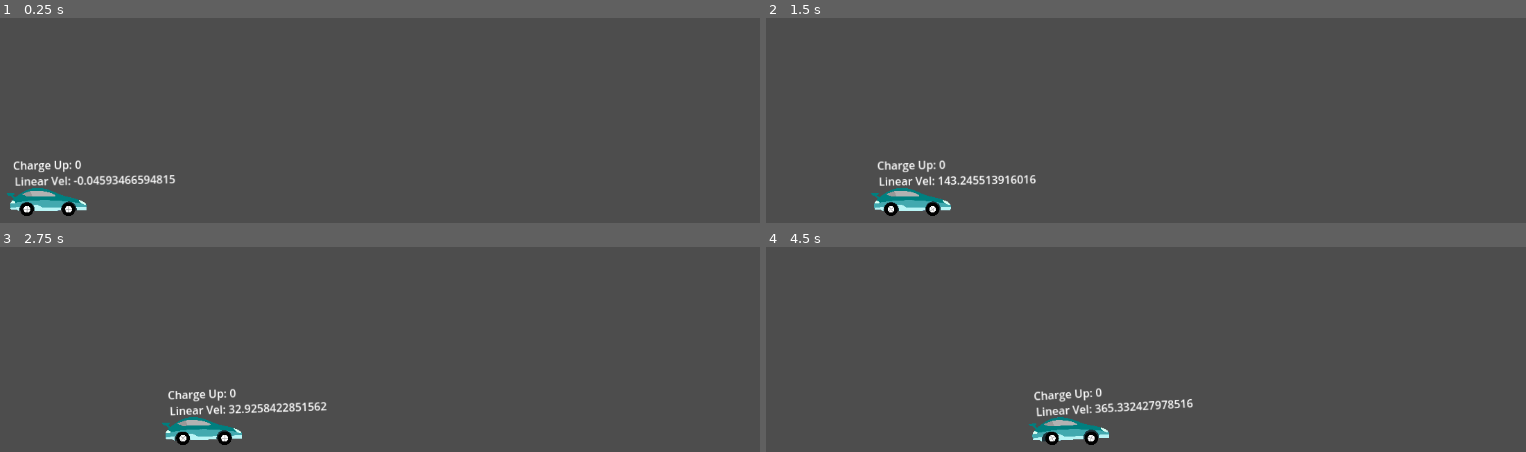
Above: before the commit, frames 1-4 (two rows, left to right).
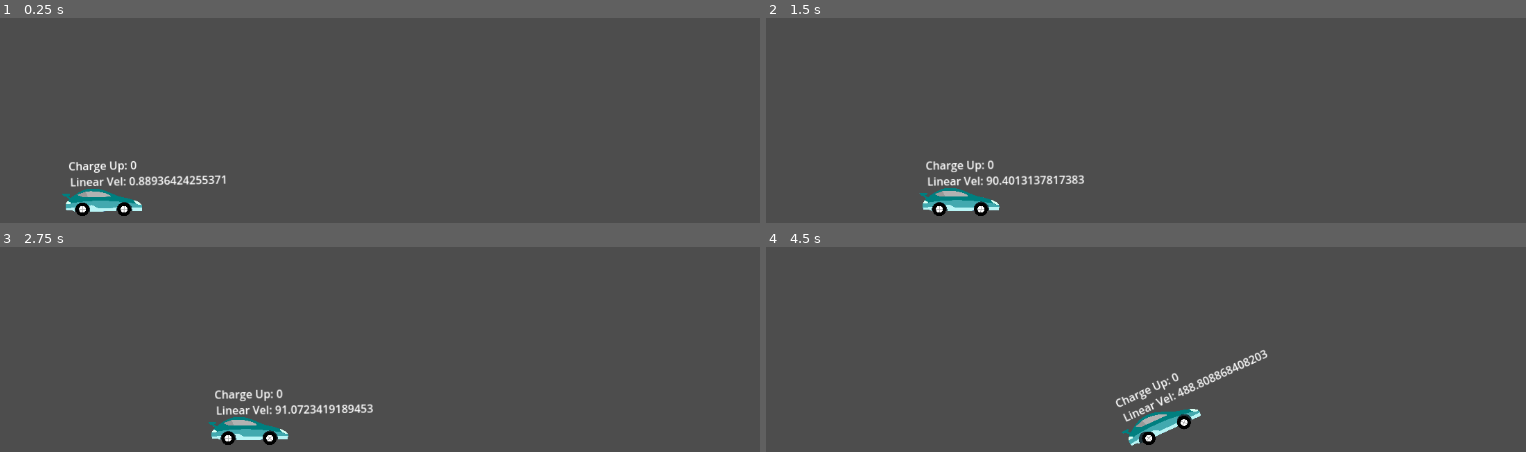
Above: after the commit, the same moments.

Repository: marquezp/car-game
Game: Godot game, scene res://Stage/game.tscn
The game is run twice, just before and just after one commit, with the same random seed, the same clock (stepped at 60 frames per second) and the same inputs.
Inputs (mouse positions are in pixels of both pictures, inside the frame that each line leads up to):
- Up to frame 1 (0.25 s): no input
- Up to frame 2 (1.5 s): tap Enter (ui_accept) at 0.5 s; move the mouse to (1305, 34) at 0.52 s; hold Enter (ui_accept) 0.53-1.25 s; click (1305, 34) at 0.67 s; drag from (963, 79) to (1085, 147) at 1.27 s
- Up to frame 3 (2.75 s): move the mouse to (outside the picture) at 2.02 s; hold Shift from 2.03 s (still down); click (outside the picture) at 2.17 s; tap Enter (ui_accept) at 2.3 s
- Up to frame 4 (4.5 s): release Shift at 2.75 s; drag from (1085, 376) to (outside the picture) at 2.77 s; move the mouse to (1366, 353) at 3.52 s; hold Enter (ui_accept) 3.53-4.25 s; tap Space at 3.6 s; click (1366, 353) at 3.67 s; drag from (outside the picture) to (1001, 398) at 4.27 s

The runs differ from the first frame. In frame 1, 2.9% of the frame differs, in the area x 0-30%, y 69-97%; in frame 2, 2.7%; in frame 3, 2.7%; in frame 4, 3.3%, in the area x 34-67%, y 50-98%.

Commit message:
added a basic charge up animation

Diff:
--- a/Car/car.gd
+++ b/Car/car.gd
@@ -2,22 +2,24 @@
 @onready var car: RigidBody2D = $"."
 @onready var charge_up_label: Label = $ChargeUpLabel
 @onready var linear_velocity_label: Label = $LinearVelocityLabel
-@export var max_charge = 2000
+@export var max_charge = 2000 #TODO mess around with this variable when playtesting
+@export var wind_up_torque = -8
 
-var charge_increment = 1000
-var current_charge= 0
-var slow_down_rate = 0
+var charge_increment = 1000 #TODO mess around with this variable when playtesting
+var current_charge = 0
+var damping_factor = 0
 var is_slowing_down: bool = false
 var wheels = []
 
 func start_slowing_down(rate):
-	slow_down_rate = rate
+	damping_factor = rate
 	is_slowing_down = true
 
 func stop_slowing_down():
 	is_slowing_down = false
 
 func _ready():
+	# add the wheels to an array
 	wheels = get_tree().get_nodes_in_group("wheel")
 
 func _input(event):
@@ -29,14 +31,19 @@
 		current_charge = 0
 
 func _physics_process(delta: float) -> void:
+	# Display debug info
+	charge_up_label.text = "Charge Up: " + str(int(current_charge))
+	linear_velocity_label.text = "Linear Vel: " + str(car.linear_velocity.x)
+
 	# Charging the car
 	if Input.is_action_pressed("ui_accept"):
-		current_charge = move_toward(current_charge,max_charge,delta * charge_increment)
+		current_charge = move_toward(current_charge, max_charge, delta * charge_increment)
+		for wheel in wheels:
+			wheel.get_node("AnimationPlayer").play("charge_up")
+			wheel.apply_torque_impulse(wind_up_torque)
 
-	# Display debug info
-	charge_up_label.	text = "Charge Up: " + str(int(current_charge))
-	linear_velocity_label.text = "Linear Vel: " + str(car.linear_velocity.x)
 
 	# Check for carpet
 	if is_slowing_down:
-		car.linear_velocity.x = clamp(car.linear_velocity.x - slow_down_rate, 5, car.linear_velocity.x)
+		for wheel in wheels:
+			wheel.angular_velocity *= 0.9
--- a/Car/car.tscn
+++ b/Car/car.tscn
@@ -6,6 +6,7 @@
 
 [node name="Car" type="RigidBody2D"]
 gravity_scale = 2.0
+linear_velocity = Vector2(-2000, 0)
 script = ExtResource("1_k1ttg")
 
 [node name="Sprite2D" type="Sprite2D" parent="."]
--- a/Stage/carpet.gd
+++ b/Stage/carpet.gd
@@ -1,6 +1,7 @@
 extends Area2D
 
-@export var slowdown_rate: float = 30
+# TODO mess around with this factor when playtesting
+@export var damping_factor: float = 0.9
 
 func _ready():
 	connect("body_entered", self._on_body_entered)
@@ -9,7 +10,7 @@
 func _on_body_entered(body):
 	# Send the message to start slowing down
 	if body.name == "Car" and body.has_method("start_slowing_down"):
-		body.start_slowing_down(slowdown_rate)
+		body.start_slowing_down(damping_factor)
 		print("entered carpet")
 
 func _on_body_exited(body):
--- a/Stage/game.tscn
+++ b/Stage/game.tscn
@@ -110,7 +110,8 @@
 shape = SubResource("RectangleShape2D_xl807")
 
 [node name="Car" parent="." instance=ExtResource("1_tosj2")]
-position = Vector2(110, 526)
+position = Vector2(190, 519)
+linear_velocity = Vector2(0, 0)
 
 [node name="Ramp" type="StaticBody2D" parent="."]
 position = Vector2(814, 557)
--- a/Wheel/wheel.tscn
+++ b/Wheel/wheel.tscn
@@ -1,10 +1,47 @@
-[gd_scene load_steps=4 format=3 uid="uid://cu13e2iqguwya"]
+[gd_scene load_steps=7 format=3 uid="uid://cu13e2iqguwya"]
 
 [ext_resource type="Texture2D" uid="uid://cyalehwtkj3qw" path="res://Assets/car_beta_tire.png" id="1_bo7ji"]
 
 [sub_resource type="PhysicsMaterial" id="PhysicsMaterial_mvivu"]
 
 [sub_resource type="CircleShape2D" id="CircleShape2D_vggx5"]
+
+[sub_resource type="Animation" id="Animation_ouryq"]
+resource_name = "charge_up"
+length = 2.0
+tracks/0/type = "value"
+tracks/0/imported = false
+tracks/0/enabled = true
+tracks/0/path = NodePath("Sprite2D:rotation")
+tracks/0/interp = 1
+tracks/0/loop_wrap = true
+tracks/0/keys = {
+"times": PackedFloat32Array(0, 2),
+"transitions": PackedFloat32Array(1, 1),
+"update": 0,
+"values": [0.0, -6.28319]
+}
+
+[sub_resource type="Animation" id="Animation_i2thg"]
+length = 0.001
+tracks/0/type = "value"
+tracks/0/imported = false
+tracks/0/enabled = true
+tracks/0/path = NodePath("Sprite2D:rotation")
+tracks/0/interp = 1
+tracks/0/loop_wrap = true
+tracks/0/keys = {
+"times": PackedFloat32Array(0),
+"transitions": PackedFloat32Array(1),
+"update": 0,
+"values": [0.0]
+}
+
+[sub_resource type="AnimationLibrary" id="AnimationLibrary_i1paa"]
+_data = {
+"RESET": SubResource("Animation_i2thg"),
+"charge_up": SubResource("Animation_ouryq")
+}
 
 [node name="Wheel" type="RigidBody2D" groups=["wheel"]]
 physics_material_override = SubResource("PhysicsMaterial_mvivu")
@@ -18,3 +55,8 @@
 
 [node name="CollisionShape2D" type="CollisionShape2D" parent="."]
 shape = SubResource("CircleShape2D_vggx5")
+
+[node name="AnimationPlayer" type="AnimationPlayer" parent="."]
+libraries = {
+"": SubResource("AnimationLibrary_i1paa")
+}
--- a/project.godot
+++ b/project.godot
@@ -13,7 +13,6 @@
 config/name="car-game"
 run/main_scene="res://Stage/game.tscn"
 config/features=PackedStringArray("4.3", "Mobile")
-config/icon="res://icon.svg"
 
 [editor_plugins]
 
